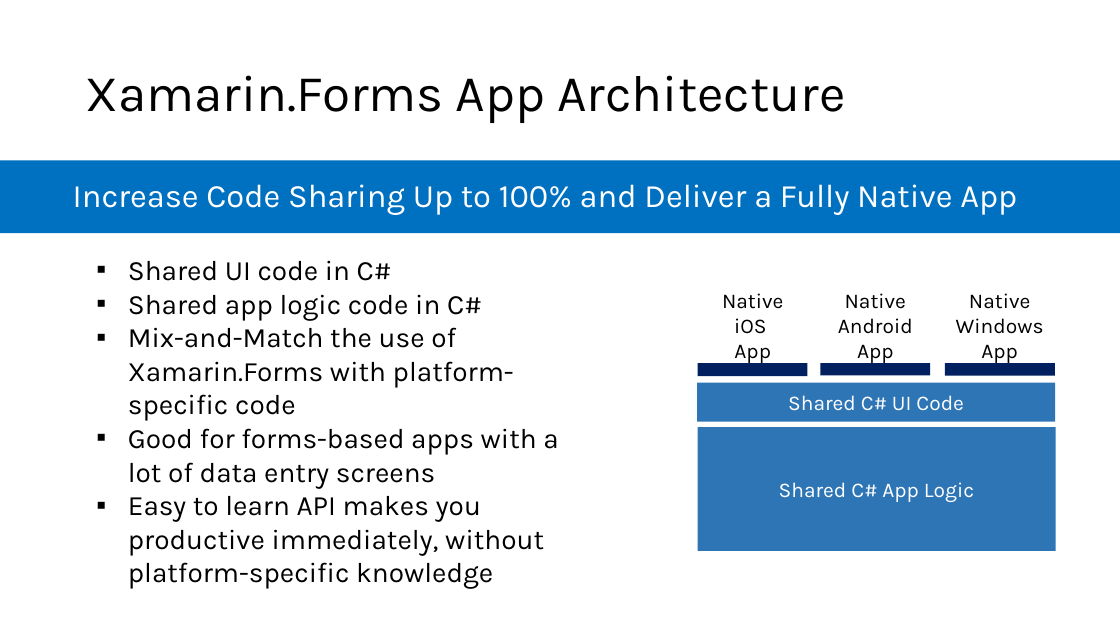
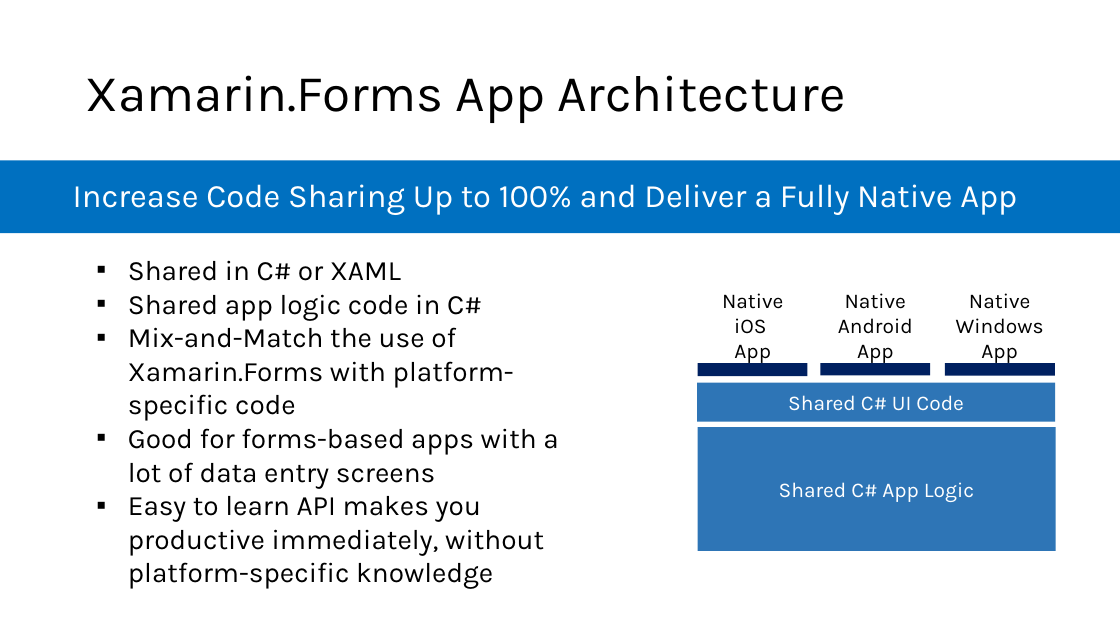
Before and after one commit to microsoft/AcademicContent, a slide deck: slide 15 of Complimentary Course Content/Module3/Lessons/Module3_Lesson02 Understanding Xamarin.pptx. Drawn at 1120x630 pixels with LibreOffice and Linux fonts; fonts in the diff are those of the drawing. Boxes give left, top, right and bottom in pixels: in the first picture for what was removed or moved away, otherwise in the second. Text is boxed around its words. In the diff, an @@ line names an element or a change of style, - is before the commit and + after.

```diff
--- a/Complimentary Course Content/Module3/Lessons/Module3_Lesson02 Understanding Xamarin.pptx
+++ b/Complimentary Course Content/Module3/Lessons/Module3_Lesson02 Understanding Xamarin.pptx
@@ text at box(128, 260, 401, 281): text changed @@
-▪ Shared UI code in C#
+▪ Shared in C# or XAML
```
Also in this commit, not shown: 1 other slide changed, 2 other files.
